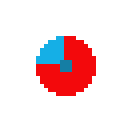
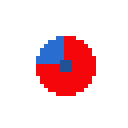
Layer changes from the first 128px x 128px image to the second:
painted on "Layer 5" over [36, 36, 96, 96]
